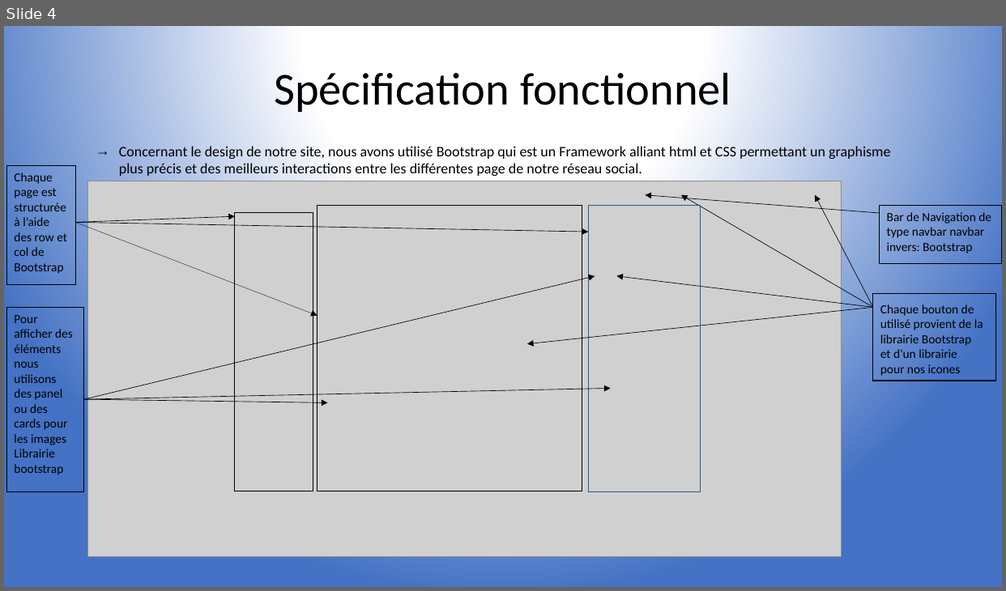
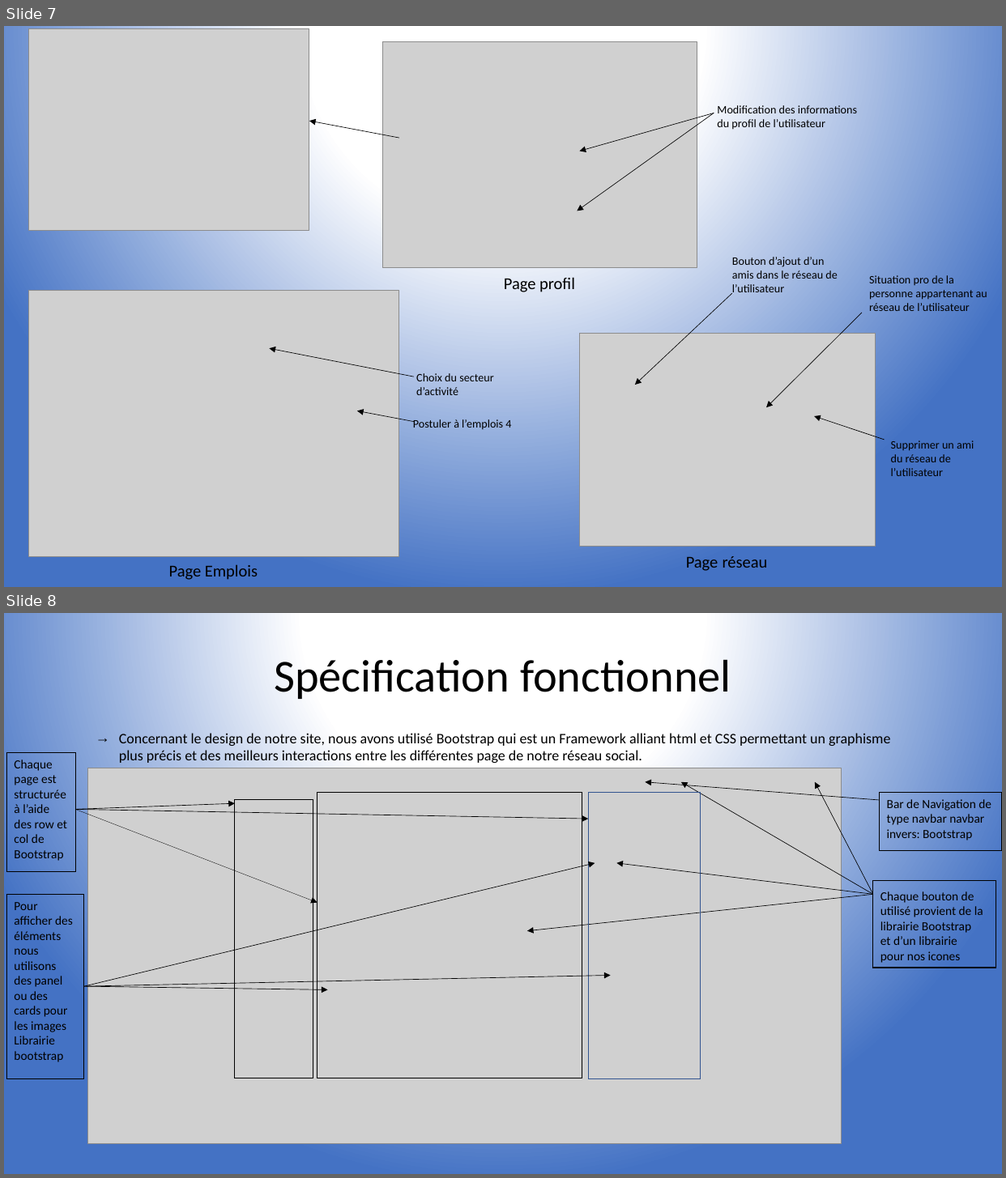
Before and after one commit to Maxtoq/ECELink, a slide deck: Présentation_finale.pptx. Shown one above the other, each under a label of ours: slide 4 before the commit, slides 7 and 8 after it. The pictures are 1006x591 and 1006x1178 pixels, drawn with LibreOffice and Linux fonts; fonts in the diff are those of the drawing; grey boxes stand for pictures. Boxes give left, top, right and bottom in pixels: in the first picture for what was removed or moved away, otherwise in the second. Text is boxed around its words. In the diff, an @@ line names an element or a change of style, - is before the commit and + after.

```diff
--- a/Présentation_finale.pptx
+++ b/Présentation_finale.pptx
@@ slide 7 added at (4, 26, 1002, 587), background gradient #FFFFFF to #4472C4 @@
@@ picture added at (28, 29, 309, 231) @@
@@ picture added at (383, 41, 697, 268) @@
@@ arrow added from (399, 138) to (309, 121), #000000 0.5 pt @@
@@ arrow added from (714, 113) to (577, 211), #000000 0.5 pt @@
@@ arrow added from (714, 113) to (580, 151), #000000 0.5 pt @@
@@ text added at (717, 105, 857, 130), 11 pt, text #000000 @@
+Modification des informations du profil de l’utilisateur
@@ text added at (732, 257, 837, 292), 11 pt, text #000000 @@
+Bouton d’ajout d’un amis dans le réseau de l’utilisateur
@@ picture added at (28, 290, 399, 557) @@
@@ text added at (504, 277, 575, 292), 16 pt, text #000000 @@
+Page profil
@@ text added at (869, 275, 987, 311), 11 pt, text #000000 @@
+Situation pro de la personne appartenant au réseau de l’utilisateur
@@ arrow added from (732, 293) to (635, 385), #000000 0.5 pt @@
@@ arrow added from (862, 313) to (767, 408), #000000 0.5 pt @@
@@ picture added at (580, 334, 876, 546) @@
@@ arrow added from (414, 377) to (269, 348), #000000 0.5 pt @@
@@ text added at (416, 373, 493, 395), 11 pt, text #000000 @@
+Choix du secteur d’activité
@@ arrow added from (414, 422) to (357, 412), #000000 0.5 pt @@
@@ text added at (413, 420, 511, 430), 11 pt, text #000000 @@
+Postuler à l’emplois 4
@@ arrow added from (884, 440) to (814, 416), #000000 0.5 pt @@
@@ text added at (891, 441, 974, 476), 11 pt, text #000000 @@
+Supprimer un ami du réseau de l’utilisateur
@@ text added at (686, 557, 768, 571), 16 pt, text #000000 @@
+Page réseau
@@ text added at (169, 565, 258, 580), 16 pt, text #000000 @@
+Page Emplois
@@ what was slide 4 is now slide 8 @@
```
Also in this commit, not shown: 1 slide changed, 10 other slides added, 3 slides removed.
